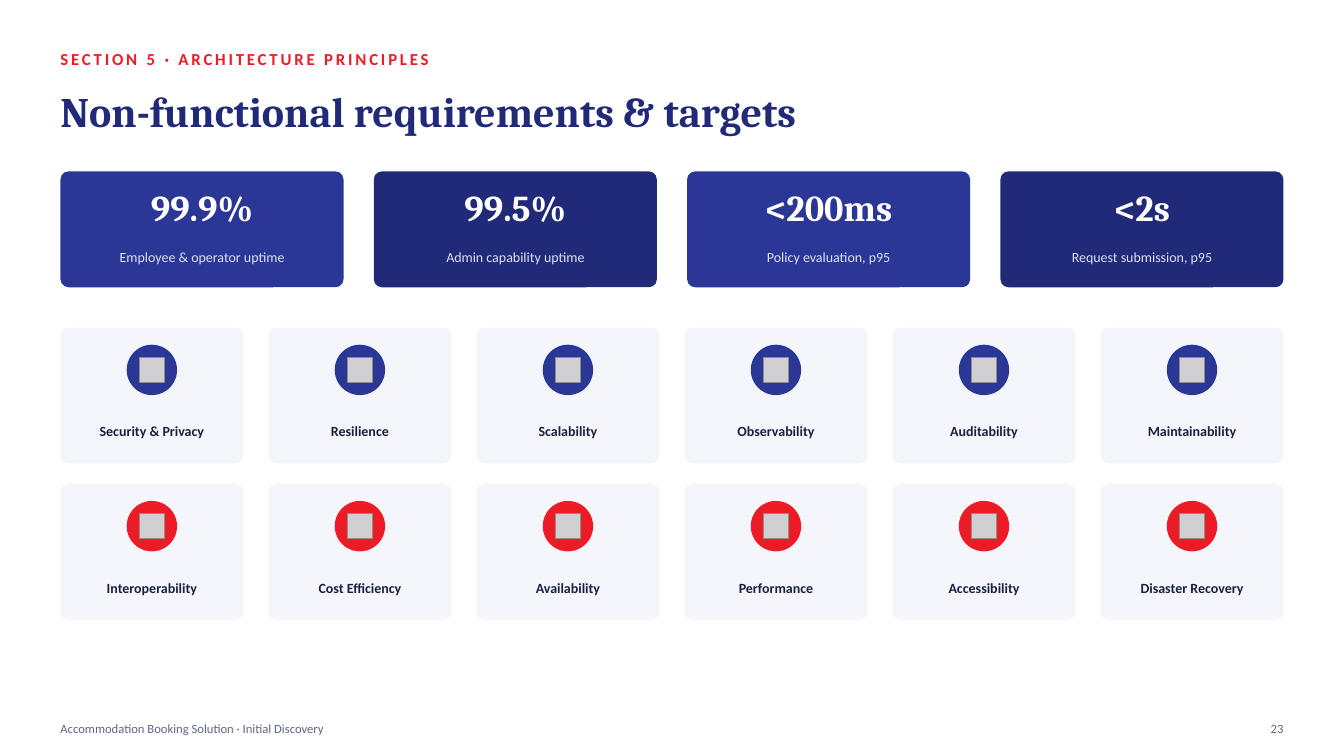
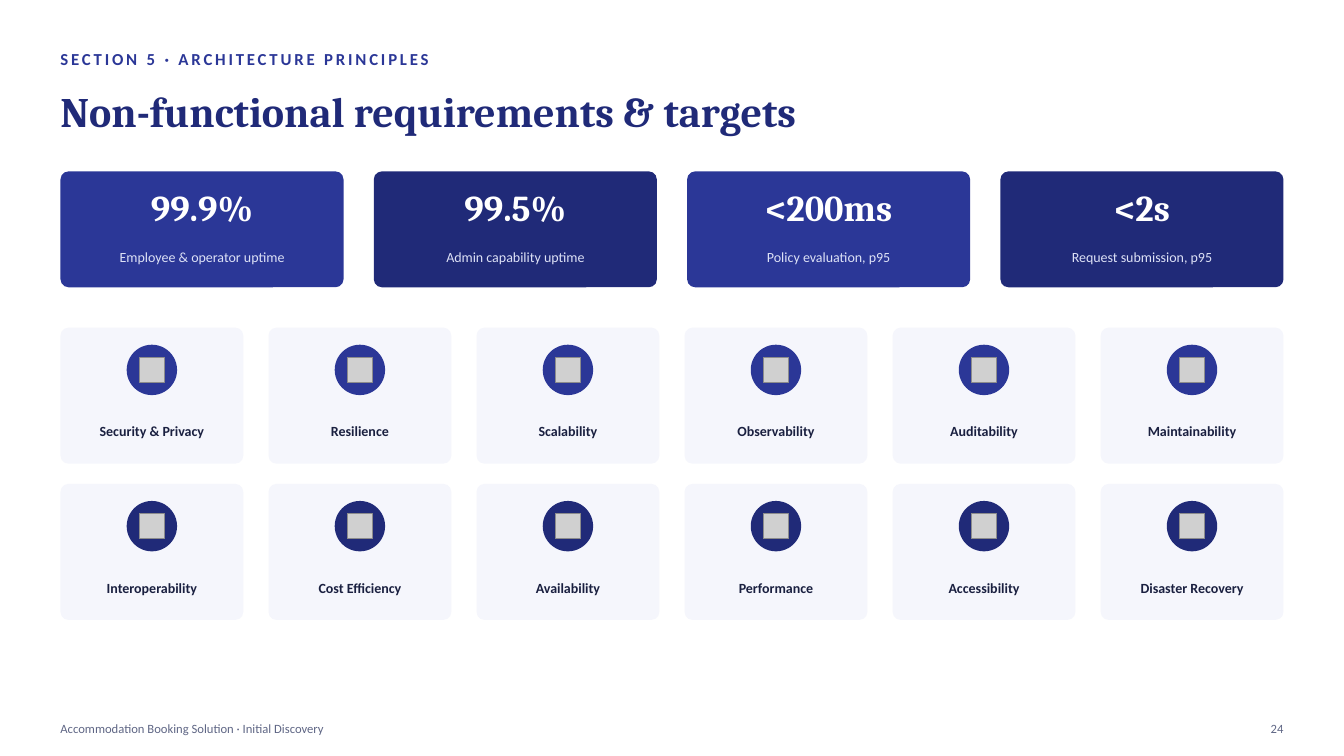
Before and after one commit to mohitkanwar/Accomodation-Booking-Solution, a slide deck: slide 25 of deck/Accommodation-Booking-Solution-Discovery-Presentation.pptx (slide 24 before the commit). Drawn at 1344x756 pixels with LibreOffice and Linux fonts; fonts in the diff are those of the drawing; grey boxes stand for pictures. Boxes give left, top, right and bottom in pixels: in the first picture for what was removed or moved away, otherwise in the second. Text is boxed around its words. In the diff, an @@ line names an element or a change of style, - is before the commit and + after.

```diff
--- a/deck/Accommodation-Booking-Solution-Discovery-Presentation.pptx
+++ b/deck/Accommodation-Booking-Solution-Discovery-Presentation.pptx
@@ text "SECTION 5 · ARCHITECTURE PRINCIPLES" at (60, 54, 428, 65): text colour #ED1C24 to #2B3797 @@
@@ fill #ED1C24 to #202A78 in 6 elements at (127, 501, 177, 552), (335, 501, 385, 552), (542, 501, 593, 552), (751, 501, 802, 552), (959, 501, 1009, 552), (1168, 501, 1218, 552) @@
@@ text at (1271, 725, 1284, 733): text changed @@
-23
+24
```
Also in this commit, not shown: 30 other slides changed, 1 slide added, 6 other files.
